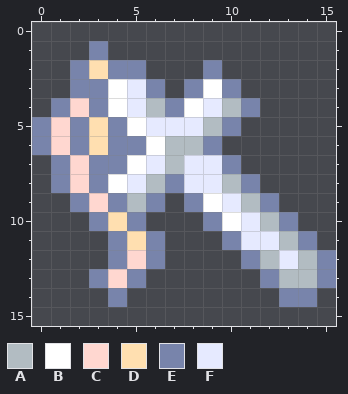
File history of a pixel-art file, Resources/Sprites/Items/PrayerBeads.aseprite. Above: the version before the commit.
16x16 pixels, 1 frame.
Palette (. is transparent): A #b2bcc2  B #ffffff  C #ffd7d0  D #ffdfb0  E #7884ab  F #e6eaff
New version:
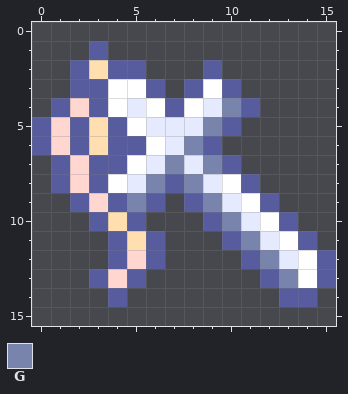
Colours new in this view: G #7884ab
The exact change:
@@ palette @@
-E #7884ab
+E #575c9e
@@ x 0..15 @@
  2 ..EDEE...E......
- 3 ..EEBFE.EBE.....
- 4 .ECEBFAEBFAE....
- 5 ECEDEBFFFAE.....
- 6 ECEDEEBAAE......
- 7 .ECEEBFAFFE.....
- 8 .ECEBFAEFFAE....
- 9 ..ECEAE.EBFAE...
-10 ...EDE...EBFAE..
-11 ....EDE...EFFAE.
-12 ....ECE....EAFAE
-13 ...ECE......EAAE
+ 3 ..EEBBE.EBE.....
+ 4 .ECEBFBEBFGE....
+ 5 ECEDEBFFFGE.....
+ 6 ECEDEEBFGE......
+ 7 .ECEEBFGFGE.....
+ 8 .ECEBFGEGFBE....
+ 9 ..ECEGE.EGFBE...
+10 ...EDE...EGFBE..
+11 ....EDE...EGFBE.
+12 ....ECE....EGFBE
+13 ...ECE......EGBE
 14 ....E........EE.
Changed places in both pictures, as pixel boxes (x1, y1, x2, y2):
changed: (32, 41, 336, 307)
